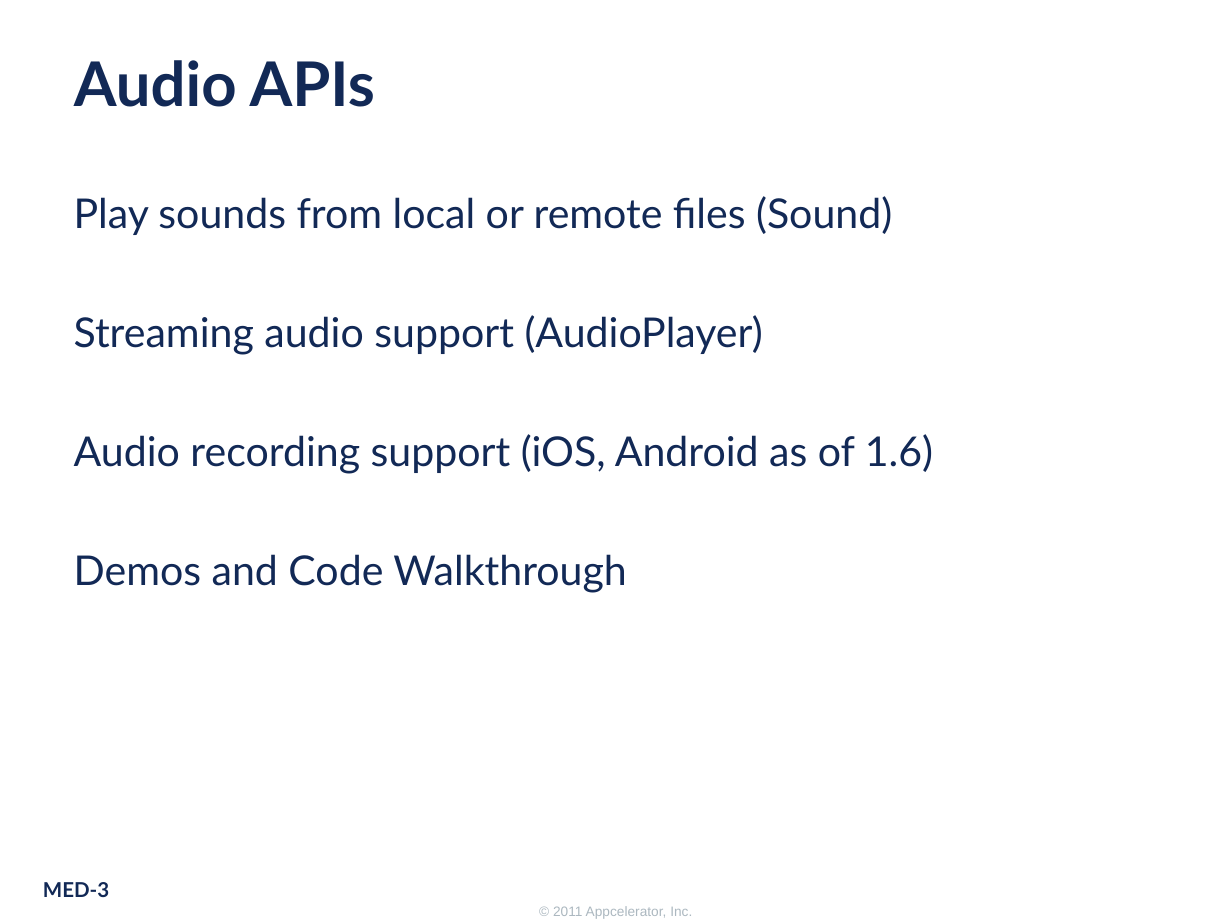
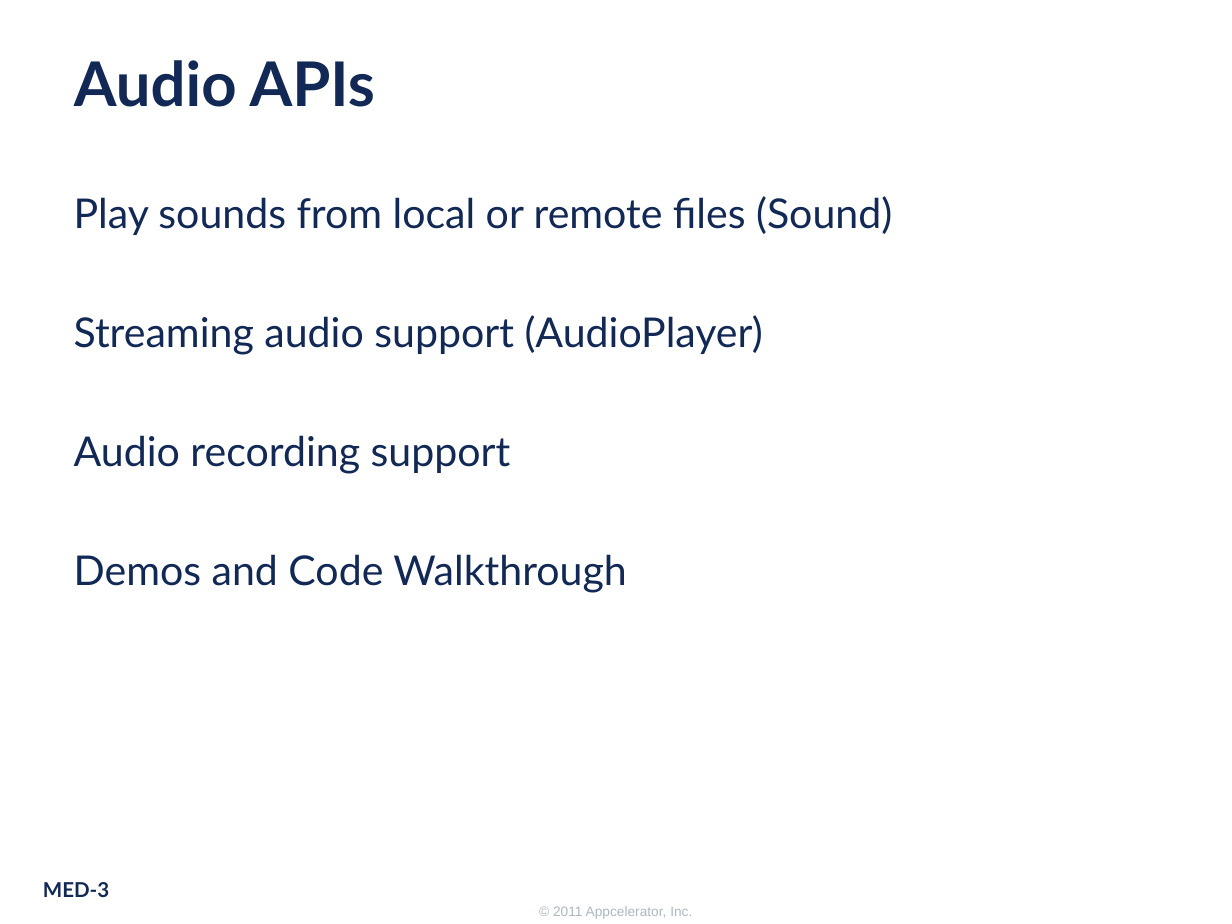
Before and after one commit to appcelerator-training-archive/tcad_certification, a slide deck: slide 3 of 260.ppt. Drawn at 1232x924 pixels with LibreOffice and Linux fonts; fonts in the diff are those of the drawing; background and template pictures are left out. Boxes give left, top, right and bottom in pixels: in the first picture for what was removed or moved away, otherwise in the second. Text is boxed around its words. In the diff, an @@ line names an element or a change of style, - is before the commit and + after.

```diff
--- a/260.ppt
+++ b/260.ppt
@@ text at [74, 435, 511, 474]: text changed @@
-Audio recording support (iOS, Android as of 1.6)
+Audio recording support
```
Also in this commit, not shown: 1 other slide changed.
